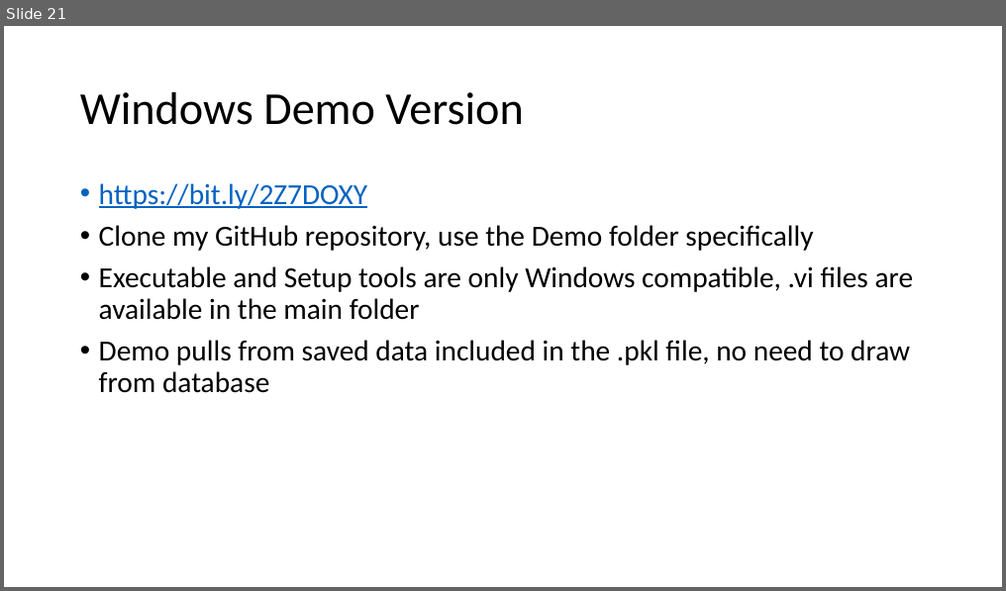
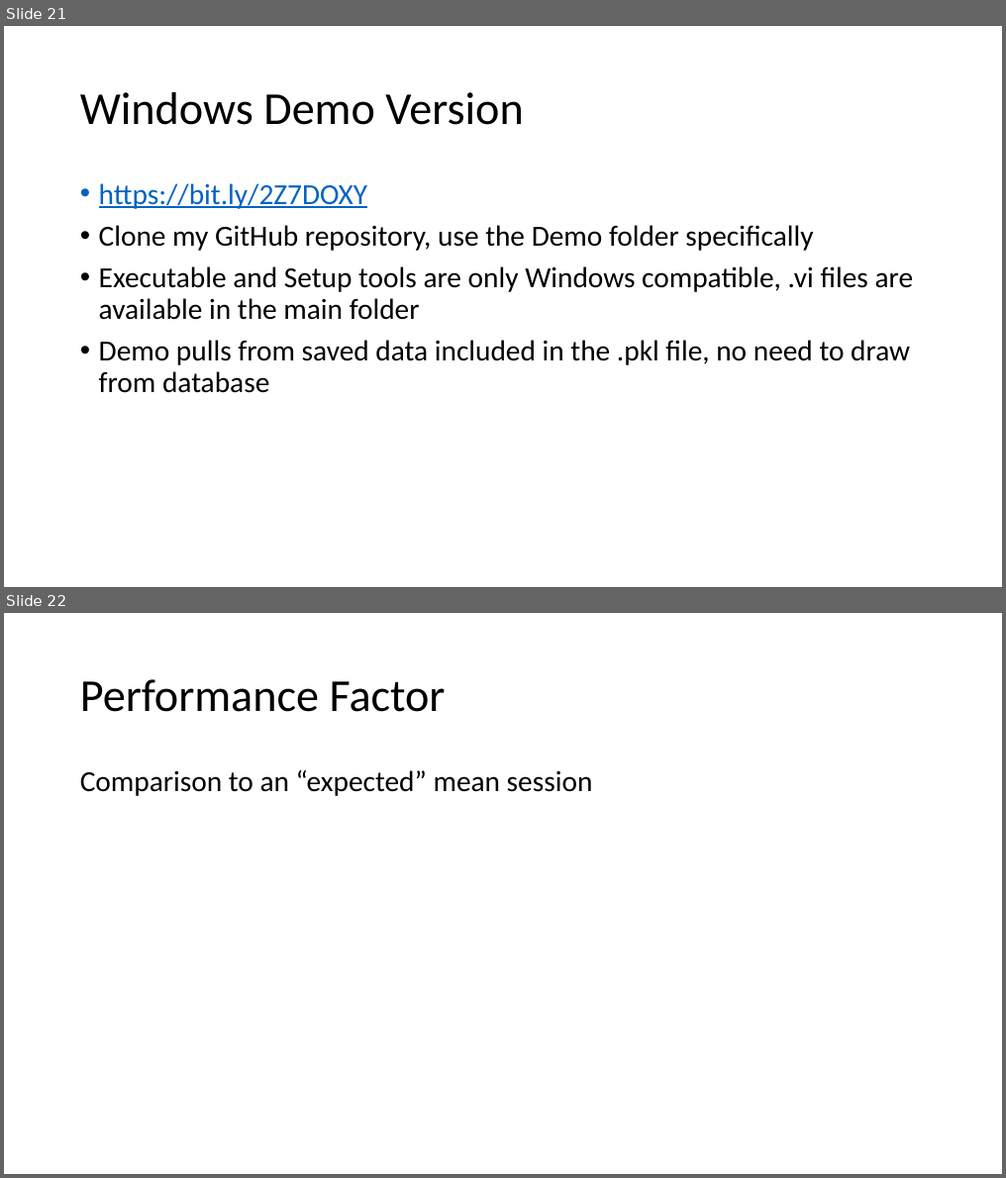
Before and after one commit to nathan-m-schneider-22/Dust-Accelerator-Database-Analysis, a slide deck: Dust_Data_Project.pptx. Shown one above the other, each under a label of ours: slide 21 before the commit, slides 21 and 22 after it. The pictures are 1006x591 and 1006x1178 pixels, drawn with LibreOffice and Linux fonts; fonts in the diff are those of the drawing. Boxes give left, top, right and bottom in pixels: in the first picture for what was removed or moved away, otherwise in the second. Text is boxed around its words. In the diff, an @@ line names an element or a change of style, - is before the commit and + after.

```diff
--- a/Dust_Data_Project.pptx
+++ b/Dust_Data_Project.pptx
@@ slide 22 added at box(4, 613, 1002, 1174), background #FFFFFF @@
@@ title added at box(80, 679, 446, 712), 44 pt, text #000000 @@
+Performance Factor
@@ text added at box(80, 770, 593, 796), 28 pt, text #000000 @@
+Comparison to an “expected” mean session
```
Also in this commit, not shown: 3 other slides added, 19 other files.
